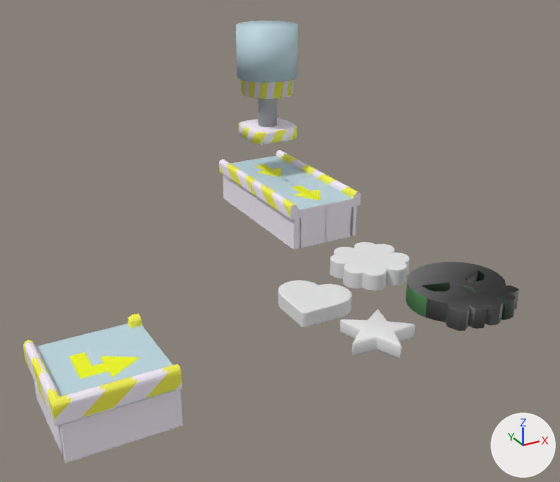
Before and after pictures for a commit that changed the Blender file Assets/kirby.blend.
Before and after are seen from a 50 mm lens placed at (-9.52, -10.21, 7.08), pointed at (-2.5, 2.57, 0.69). The lights are fixed; the arrows at lower right show +X, +Y and +Z.

The first picture shows 'Caveira', 'Coração', 'EsteiraCanto', 'EsteiraReta', 'EsteiraReta.001', 'Pistão', 'Prensa', 'Star', 'Trevo'.
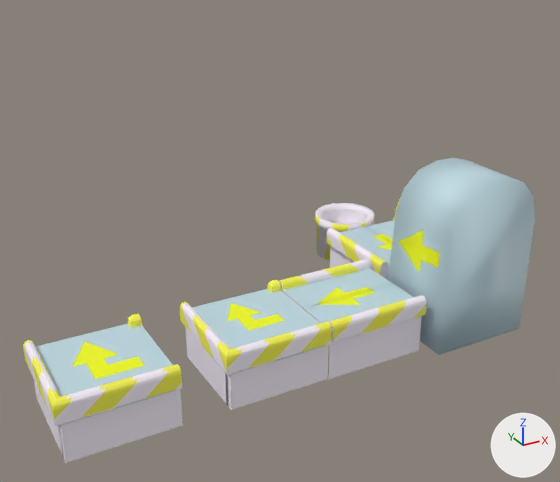
Where the change shows, as pixel boxes (x1, y1, x2, y2) in the pictures (560 x 482 px):
'Cylinder', added
    after: (388, 158, 535, 355)
'Cube.004', shown
    after: (180, 280, 332, 411)
'Cube.002', shown
    after: (279, 259, 426, 380)
'EsteiraReta', deleted
    before: (252, 170, 361, 249)
'Caveira', hidden
    before: (406, 262, 519, 331)
'EsteiraReta.001', moved
    before: (219, 150, 317, 222)
    after: (327, 218, 395, 280)
'Prensa', hidden
    before: (236, 21, 298, 99)
'Trevo', hidden
    before: (330, 242, 410, 291)
'Coração', hidden
    before: (278, 280, 352, 327)
'Star', hidden
    before: (340, 309, 415, 359)
'Cylinder.001', added
    after: (315, 203, 374, 261)
'Pistão', hidden
    before: (239, 98, 297, 144)
part 1 of me_cube_007, surface changed
    both: (38, 326, 183, 461)

Edits to the bpy script that builds the scene:
```text
Change me_cube_007:
    where me_cube_007.from_pydata(...)  # 120 vertices, 108 faces; spans x -0.79..1.21, y -0.87..1.11, z -1.26..0.93
    used by ob_esteiracanto; location = (-7.15, 0.3, 0.0); scale = (0.985, 1.0, 0.531)
    me_cube_007 part 1: texture (UV) coordinates of 19 of 108 faces, centred in x -0.74..1.21, y -0.83..1.11, z -0.5..0.89, changed; they spanned u 0.0..0.84, v 0.0..1.0 and now span u 0.24..0.91, v 0.02..0.54
Add me_cylinder_009:
    me_cylinder_009.from_pydata(...)  # 152 vertices, 135 faces; spans x -1.07..1.06, y -0.17..1.95, z -0.65..0.87
    me_cylinder_009.polygons.foreach_set('use_smooth', [True] * 135)
    me_cylinder_009.materials.append(mat_material_002)  # picture img_esteira_png_001
Add me_cylinder_008:
    me_cylinder_008.from_pydata(...)  # 176 vertices, 151 faces; spans x -1.54..1.54, y -3.04..1.91, z -0.83..2.24
    me_cylinder_008.polygons.foreach_set('use_smooth', [True] * 151)
    me_cylinder_008.materials.append(mat_material_002)  # picture img_esteira_png_001
Change ob_cube_004:
    remove ob_cube_004.hide_set(True)
Change ob_cube_002:
    remove ob_cube_002.hide_set(True)
Remove ob_esteirareta:
    ob_esteirareta = bpy.data.objects.new('EsteiraReta', me_cube_002)
    ob_esteirareta.location = (-0.06, 5.67, -0.14)
    ob_esteirareta.rotation_euler = (0.0, 0.0, 1.571)  # degrees (0, 0, 90)
    ob_esteirareta.scale = (1.0, 1.0, 0.531)
    _m = ob_esteirareta.modifiers.new('Mirror', 'MIRROR')
    _m.use_axis = (False, True, False)
Change ob_star:
    add ob_star.hide_set(True)
Change ob_coração:
    add ob_coração.hide_set(True)
Change ob_trevo:
    add ob_trevo.hide_set(True)
Change ob_caveira:
    add ob_caveira.hide_set(True)
Change ob_esteirareta_001:
    ob_esteirareta_001.location: (-0.06, 7.68, -0.14) -> (-0.06, 2.05, -0.14)
Change ob_prensa:
    add ob_prensa.hide_set(True)
Change ob_pistão:
    add ob_pistão.hide_set(True)
Add ob_cylinder_001:
    ob_cylinder_001 = bpy.data.objects.new('Cylinder.001', me_cylinder_009)
    ob_cylinder_001.location = (0.0, 4.53, -0.08)
    ob_cylinder_001.rotation_euler = (3.142, 0.0, 0.0)  # degrees (180, 0, 0)
    ob_cylinder_001.scale = (0.651, 0.651, 0.651)
Add ob_cylinder:
    ob_cylinder = bpy.data.objects.new('Cylinder', me_cylinder_008)
    ob_cylinder.location = (0.0, 0.64, 1.35)
    ob_cylinder.rotation_euler = (1.571, 0.0, 0.0)  # degrees (90, 0, 0)
    ob_cylinder.scale = (0.651, 0.651, 0.651)
```
